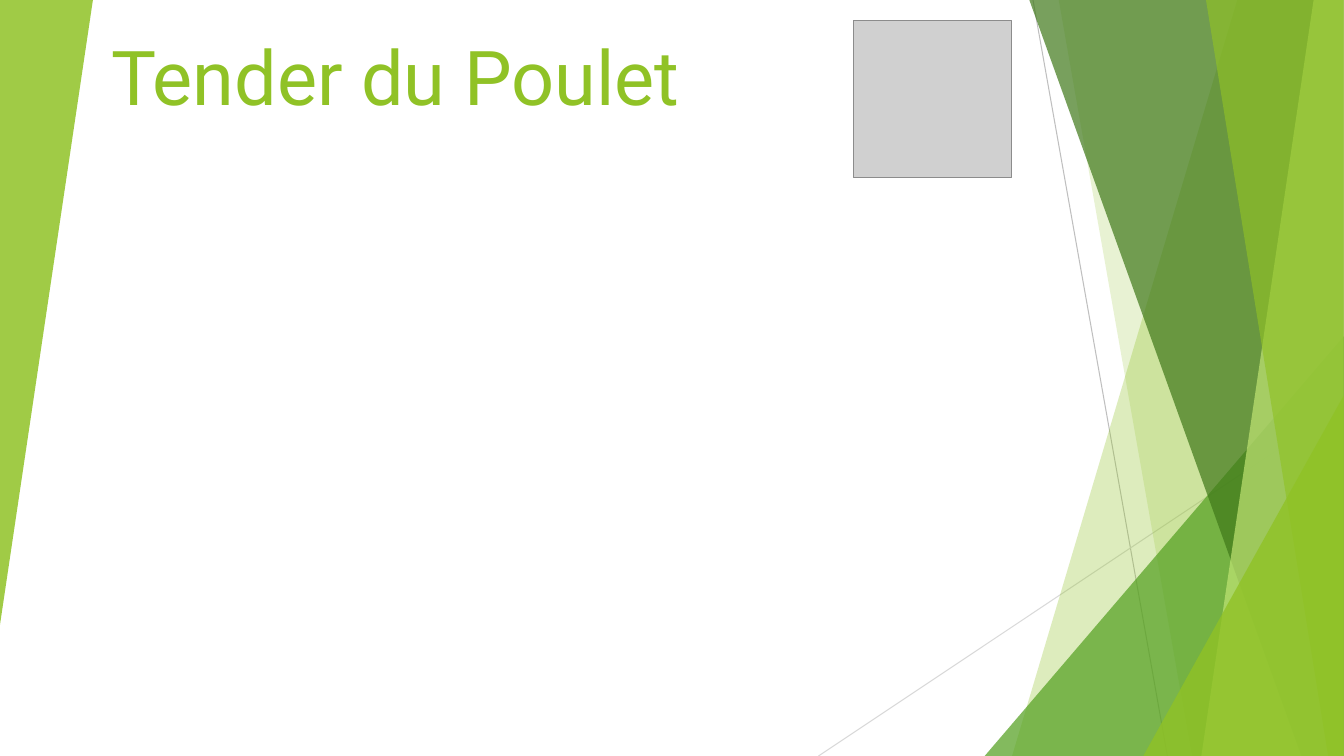
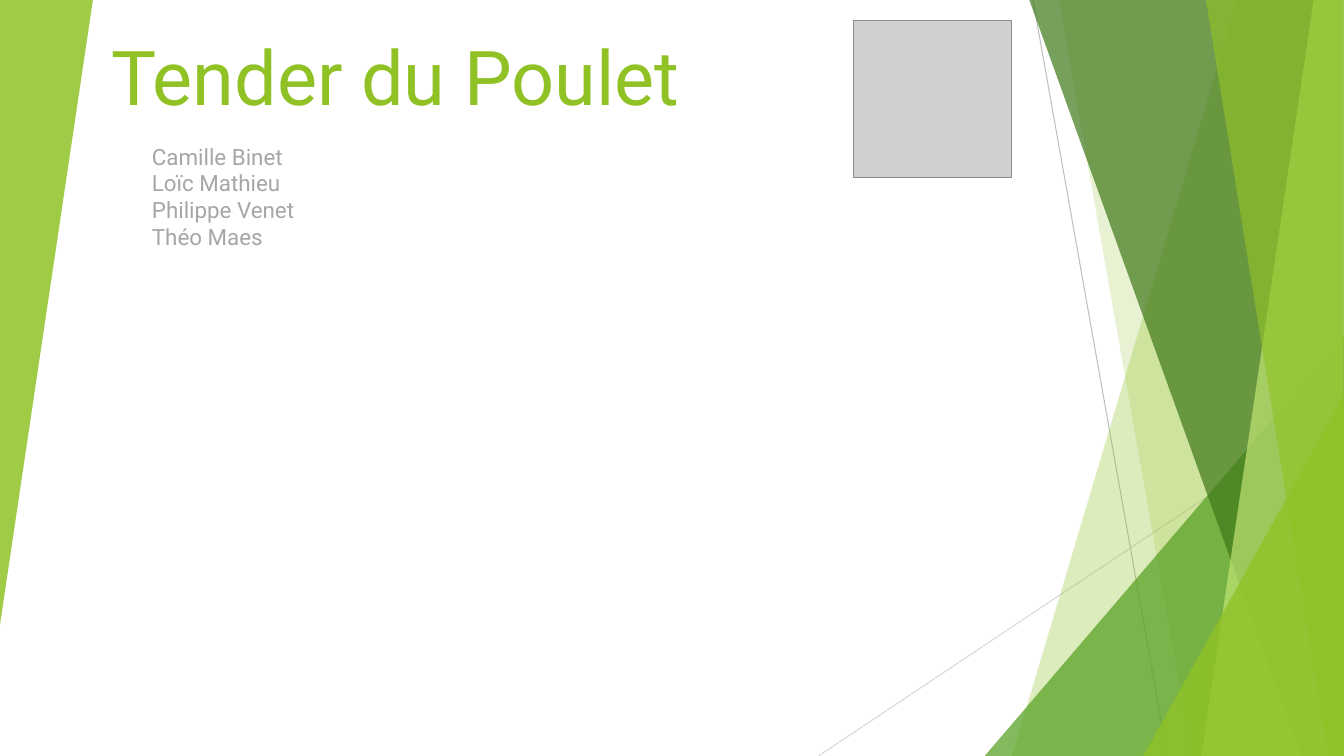
Before and after one commit to Sneak-ySnake/ProjetReseauSocialPro---Projet-fil-rouge, a slide deck: slide 1 of Presentation/PresentationTender.pptx. Drawn at 1344x756 pixels with LibreOffice and Linux fonts; fonts in the diff are those of the drawing; grey boxes stand for pictures. Boxes give left, top, right and bottom in pixels: in the first picture for what was removed or moved away, otherwise in the second. Text is boxed around its words. In the diff, an @@ line names an element or a change of style, - is before the commit and + after.

```diff
--- a/Presentation/PresentationTender.pptx
+++ b/Presentation/PresentationTender.pptx
@@ text added at (x1=152, y1=148, x2=294, y2=245), 16 pt, text #A6A6A6 @@
+Camille Binet
+Loïc Mathieu
+Philippe Venet
+Théo Maes
```
Also in this commit, not shown: 3 other slides changed, 9 slides added.
